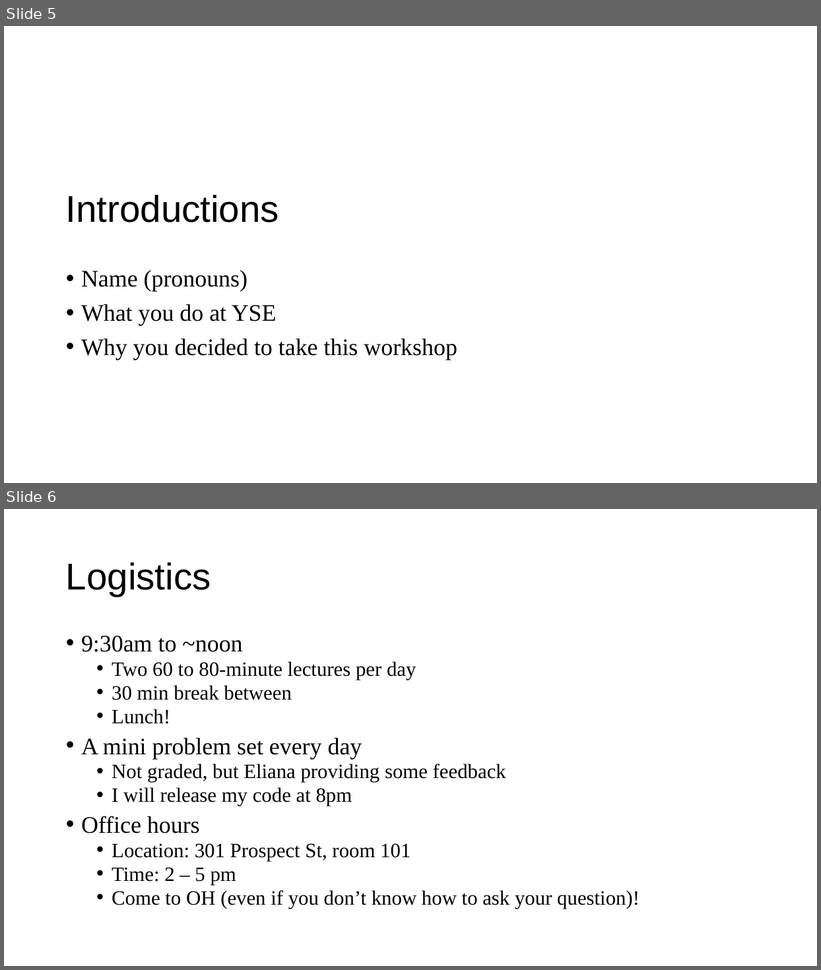
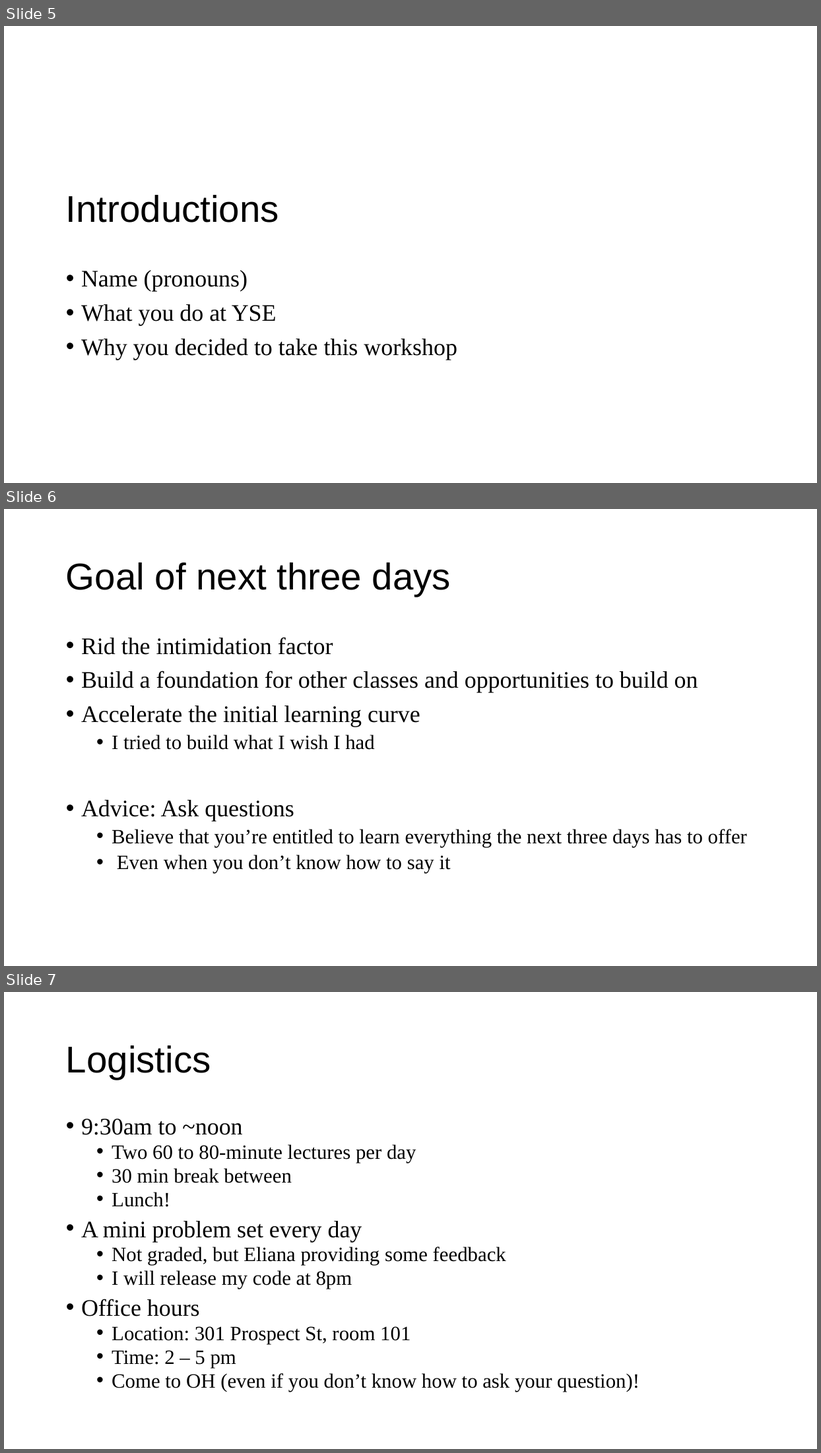
Before and after one commit to a5creel/intro_to_programming, a slide deck: lecture_material/1_think_like_computer.pptx. Shown one above the other, each under a label of ours: slides 5 and 6 before the commit, slides 5, 6 and 7 after it. The pictures are 821x970 and 821x1453 pixels, drawn with LibreOffice and Linux fonts; fonts in the diff are those of the drawing. Boxes give left, top, right and bottom in pixels: in the first picture for what was removed or moved away, otherwise in the second. Text is boxed around its words. In the diff, an @@ line names an element or a change of style, - is before the commit and + after.

```diff
--- a/lecture_material/1_think_like_computer.pptx
+++ b/lecture_material/1_think_like_computer.pptx
@@ slide 6 added at (4,509,817,966), background #FFFFFF @@
@@ title added at (66,562,451,596), 44 pt, text #000000 @@
+Goal of next three days
@@ text added at (81,637,747,873), 28 pt, text #000000 @@
+• Rid the intimidation factor
+• Build a foundation for other classes and opportunities to build on
+• Accelerate the initial learning curve
+  • I tried to build what I wish I had
+• Advice: Ask questions
+  • Believe that you’re entitled to learn everything the next three days has to offer
+  • Even when you don’t know how to say it
@@ what was slide 6 is now slide 7 @@
```
Also in this commit, not shown: 4 other files.
